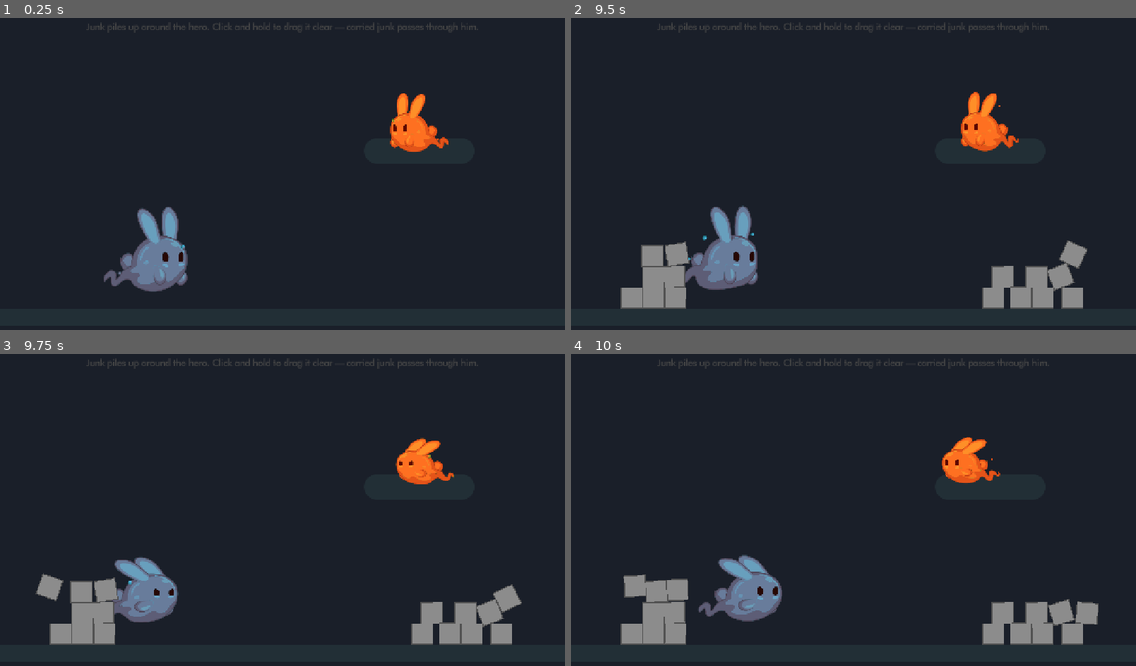
Above: before the commit, frames 1-4 (two rows, left to right).
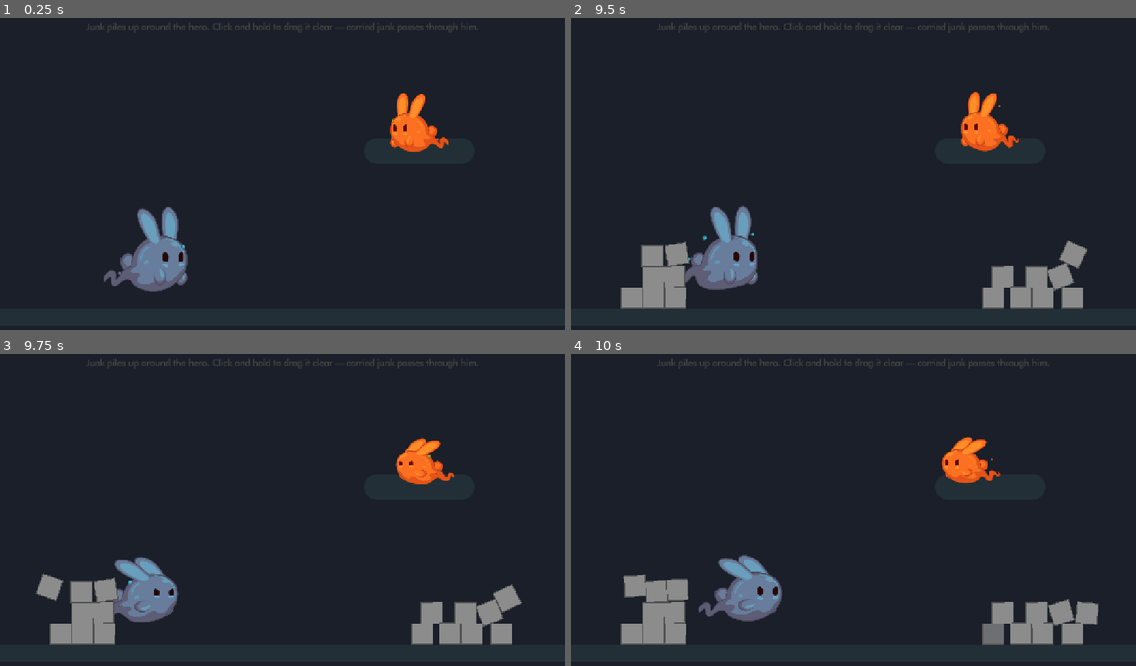
Above: after the commit, the same moments.

Repository: Screwloose-Games/-Pig-Squad-Summer-Slow-Jam-July-2026
Game: Godot game, scene res://prototypes/gladiator-with-junk/gladiator-with-junk.tscn
Two runs of this game, one before a commit and one after it. Both use one fixed random seed, a clock stepped at 60 frames per second and the inputs below. This scene is started directly instead of the project's main scene.
Inputs (mouse positions are in pixels of both pictures, inside the frame that each line leads up to):
- Up to frame 1 (0.25 s): no input
- Up to frame 2 (9.5 s): tap Enter at 0.5 s; move the mouse to (977, 158) at 0.52 s; hold Up (ui_up) 0.53-1.25 s; tap 1 at 0.6, 3.6, 6.6 s; click (977, 158) at 0.67 s; drag from (740, 189) to (825, 236) at 1.27 s; move the mouse to (910, 102) at 2.02 s; hold Up (ui_up) 2.03-2.75 s; tap 3 at 2.1, 5.1, 8.1 s; drag from (825, 236) to (684, 124) at 2.77 s; move the mouse to (1023, 220) at 3.52 s; hold Down (ui_down) 3.53-4.25 s; drag from (684, 124) to (768, 92) at 4.27 s; move the mouse to (881, 174) at 5.02 s; hold Down (ui_down) 5.03-5.75 s; click (881, 174) at 5.17 s; drag from (768, 92) to (740, 189) at 5.77 s; move the mouse to (977, 158) at 6.52 s; hold Up (ui_up) 6.53-7.25 s; drag from (740, 189) to (825, 236) at 7.27 s; move the mouse to (910, 102) at 8.02 s; hold Down (ui_down) 8.03-8.75 s; drag from (825, 236) to (684, 124) at 8.77 s
- Up to frame 3 (9.75 s): move the mouse to (452, 556) at 9.52 s; hold Up (ui_up) from 9.53 s (still down); tap 1 at 9.6 s; click (452, 556) at 9.67 s
- Up to frame 4 (10 s): keep holding Up (ui_up)

Frames 1-3 are identical in both runs. In frame 4, 0.2% of the frame differs, in the area x 73-77%, y 86-93%.

Commit message:
Fix overlay

Diff:
--- a/junk/drag_controller.gd
+++ b/junk/drag_controller.gd
@@ -67,6 +67,9 @@
 
 
 func _release() -> void:
-	if _dragged != null:
+	# Junk despawns on its own timer, so the carried piece can be freed out from under us
+	# mid-drag. is_instance_valid is the dependable test for that, and _dragged is cleared
+	# either way so a dangling reference is never left behind.
+	if is_instance_valid(_dragged):
 		_dragged.set_carried(false)
-		_dragged = null
+	_dragged = null
--- a/junk/junk_item.gd
+++ b/junk/junk_item.gd
@@ -3,6 +3,10 @@
 
 ## A single piece of junk. Heavy and hard to shove when resting in the pile;
 ## light and easy to lift while carried by the mouse (see DragController).
+##
+## Every piece despawns on its own timer, which is what keeps the pile from growing
+## without bound. It blinks out the tail of that timer first so a piece never simply
+## vanishes: the player gets told before the junk they were reaching for is gone.
 
 # Mass difference so carried object can hardly move uncarried object
 @export var heavy_mass: float = 4.0
@@ -12,13 +16,28 @@
 @export var heavy_gravity_scale: float = 1.0
 @export var carried_gravity_scale: float = 0.15
 
+@export_group("Despawn")
+## Seconds this piece survives after spawning, blink included. 0 or less keeps it
+## around forever, which is the old unbounded-pile behaviour.
+@export var lifetime: float = 12.0
+## Trailing slice of lifetime spent blinking as a warning, not added on top of it.
+@export var blink_duration: float = 3.0
+## Blinks per second while warning.
+@export var blink_rate: float = 5.0
+## Alpha each blink dips to. Kept above 0 so a blinking piece is still grabbable.
+@export var blink_min_alpha: float = 0.2
+
 var is_carried: bool = false
+
+@onready var _despawn_timer: Timer = %DespawnTimer
 
 
 func _ready() -> void:
 	add_to_group("junk")
 	_apply_heavy()
 	rotation = randf_range(-PI, PI)
+	_despawn_timer.timeout.connect(_on_despawn_timer_timeout)
+	_start_despawn_countdown()
 
 
 ## Called by the DragController on pickup/release to swap between the
@@ -41,3 +60,34 @@
 func _apply_heavy() -> void:
 	mass = heavy_mass
 	gravity_scale = heavy_gravity_scale
+
+
+func _start_despawn_countdown() -> void:
+	if lifetime <= 0.0:
+		return
+	# The timer only has to cover the quiet part; the blink tween runs out the rest, so
+	# the two together add up to lifetime rather than overshooting it.
+	_despawn_timer.start(maxf(0.05, lifetime - _warn_duration()))
+
+
+func _on_despawn_timer_timeout() -> void:
+	_blink_then_despawn()
+
+
+func _blink_then_despawn() -> void:
+	var warn: float = _warn_duration()
+	if warn <= 0.0:
+		queue_free()
+		return
+	var blinks: int = maxi(1, roundi(warn * blink_rate))
+	var half_blink: float = warn / float(blinks) * 0.5
+	var tween: Tween = create_tween()
+	tween.set_loops(blinks)
+	tween.tween_property(self, "modulate:a", blink_min_alpha, half_blink)
+	tween.tween_property(self, "modulate:a", 1.0, half_blink)
+	tween.finished.connect(queue_free)
+
+
+## Blink can never outlast the piece it is warning about.
+func _warn_duration() -> float:
+	return minf(blink_duration, lifetime)
--- a/junk/junk_item.tscn
+++ b/junk/junk_item.tscn
@@ -28,3 +28,7 @@
 
 [node name="CollisionShape2D" type="CollisionShape2D" parent="."]
 shape = SubResource("RectangleShape2D_1")
+
+[node name="DespawnTimer" type="Timer" parent="."]
+unique_name_in_owner = true
+one_shot = true
--- a/prototypes/auto-battle-prototype.tscn
+++ b/prototypes/auto-battle-prototype.tscn
@@ -4,7 +4,7 @@
 [ext_resource type="PackedScene" uid="uid://d35tn8qf7fgxh" path="res://prototypes/battle_unit.tscn" id="2_n0pu0"]
 [ext_resource type="Resource" path="res://prototypes/hero_stats.tres" id="3_vd7je"]
 [ext_resource type="Resource" path="res://prototypes/enemy_stats.tres" id="4_1mkmb"]
-[ext_resource type="Theme" uid="uid://dxcditpyjnw8h" path="res://common/themes/theme.tres" id="5_hr28y"]
+[ext_resource type="PackedScene" path="res://prototypes/battle_end_overlay.tscn" id="5_endovl"]
 [ext_resource type="PackedScene" uid="uid://bnp1tk8qy4wxv" path="res://prototypes/battle_nameplate.tscn" id="6_nmplt"]
 
 [sub_resource type="StyleBoxFlat" id="StyleBoxFlat_hero_pad"]
@@ -95,51 +95,4 @@
 grow_vertical = 0
 side = 0
 
-[node name="BattleEndOverlay" type="CanvasLayer" parent="." unique_id=1316533293]
-layer = 10
-
-[node name="OverlayRoot" type="Control" parent="BattleEndOverlay" unique_id=1093904442]
-unique_name_in_owner = true
-visible = false
-layout_mode = 3
-anchors_preset = 15
-anchor_right = 1.0
-anchor_bottom = 1.0
-theme = ExtResource("5_hr28y")
-
-[node name="Dim" type="ColorRect" parent="BattleEndOverlay/OverlayRoot" unique_id=187974352]
-layout_mode = 0
-anchor_right = 1.0
-anchor_bottom = 1.0
-color = Color(0, 0, 0, 0.5)
-
-[node name="CenterContainer" type="CenterContainer" parent="BattleEndOverlay/OverlayRoot" unique_id=888122581]
-layout_mode = 0
-anchor_right = 1.0
-anchor_bottom = 1.0
-
-[node name="Panel" type="PanelContainer" parent="BattleEndOverlay/OverlayRoot/CenterContainer" unique_id=711280950]
-layout_mode = 2
-
-[node name="Margin" type="MarginContainer" parent="BattleEndOverlay/OverlayRoot/CenterContainer/Panel" unique_id=1582691744]
-layout_mode = 2
-theme_override_constants/margin_left = 32
-theme_override_constants/margin_top = 24
-theme_override_constants/margin_right = 32
-theme_override_constants/margin_bottom = 24
-
-[node name="VBox" type="VBoxContainer" parent="BattleEndOverlay/OverlayRoot/CenterContainer/Panel/Margin" unique_id=908292566]
-layout_mode = 2
-theme_override_constants/separation = 16
-
-[node name="ResultLabel" type="Label" parent="BattleEndOverlay/OverlayRoot/CenterContainer/Panel/Margin/VBox" unique_id=749923520]
-unique_name_in_owner = true
-layout_mode = 2
-theme_override_font_sizes/font_size = 40
-text = "Victory!"
-horizontal_alignment = 1
-
-[node name="RestartButton" type="Button" parent="BattleEndOverlay/OverlayRoot/CenterContainer/Panel/Margin/VBox" unique_id=1267332314]
-unique_name_in_owner = true
-layout_mode = 2
-text = "Restart"
+[node name="BattleEndOverlay" parent="." instance=ExtResource("5_endovl")]
--- a/prototypes/auto_battle_prototype.gd
+++ b/prototypes/auto_battle_prototype.gd
@@ -1,11 +1,11 @@
 extends Node2D
 ## Auto-battle prototype controller: wires the two units to each other,
-## spawns floating damage numbers, plays hit sounds, and shows the
-## victory/defeat overlay. Units know nothing about audio or UI.
+## spawns floating damage numbers and plays hit sounds. Units know nothing about
+## audio or UI, and the end overlay shows itself off battle_ended, so this only has
+## to call the fight.
 
 const DAMAGE_NUMBER_SCENE: PackedScene = preload("res://prototypes/damage_number.tscn")
 const HIT_SOUND: AudioStream = preload("res://common/audio/sfx/ui/UI_CLICK.wav")
-const DEATH_ANIM_WAIT: float = 0.8
 
 var _battle_over: bool = false
 
@@ -14,9 +14,6 @@
 @onready var damage_numbers: Node2D = %DamageNumbers
 @onready var hero_nameplate: BattleNameplate = %HeroNameplate
 @onready var enemy_nameplate: BattleNameplate = %EnemyNameplate
-@onready var overlay_root: Control = %OverlayRoot
-@onready var result_label: Label = %ResultLabel
-@onready var restart_button: Button = %RestartButton
 
 
 func _ready() -> void:
@@ -24,10 +21,8 @@
 	enemy.setup(hero)
 	GlobalSignalBus.unit_hurt.connect(_on_unit_hurt)
 	GlobalSignalBus.unit_died.connect(_on_unit_died)
-	restart_button.pressed.connect(_on_restart_pressed)
 	hero_nameplate.setup(hero.stats)
 	enemy_nameplate.setup(enemy.stats)
-	overlay_root.visible = false
 	GlobalSignalBus.level_started.emit()
 	hero.start_fighting()
 	enemy.start_fighting()
@@ -52,13 +47,5 @@
 	_battle_over = true
 	hero.stop_fighting()
 	enemy.stop_fighting()
-	var hero_won: bool = unit == enemy
-	GlobalSignalBus.battle_ended.emit(hero_won)
-	await get_tree().create_timer(DEATH_ANIM_WAIT).timeout
-	result_label.text = "Victory!" if hero_won else "Defeat"
-	overlay_root.visible = true
-
-
-func _on_restart_pressed() -> void:
-	GlobalSignalBus.ui_button_pressed.emit()
-	get_tree().reload_current_scene()
+	# BattleEndOverlay picks this up off the bus and handles its own reveal and restart.
+	GlobalSignalBus.battle_ended.emit(unit == enemy)
--- /dev/null
+++ b/prototypes/battle_end_overlay.gd
@@ -0,0 +1,36 @@
+class_name BattleEndOverlay
+extends CanvasLayer
+## Victory/defeat panel with a restart button.
+##
+## Shows itself off GlobalSignalBus.battle_ended and never holds a reference to the
+## units or to the controller that ran the fight — the same contract BattleNameplate
+## keeps. Drop it into any scene that emits battle_ended and it works.
+
+## Beat between the killing blow and the panel, so the death animation can play out.
+@export var death_anim_wait: float = 0.8
+@export var victory_text: String = "Victory!"
+@export var defeat_text: String = "Defeat"
+
+@onready var _overlay_root: Control = %OverlayRoot
+@onready var _result_label: Label = %ResultLabel
+@onready var _restart_button: Button = %RestartButton
+
+
+func _ready() -> void:
+	_overlay_root.visible = false
+	GlobalSignalBus.battle_ended.connect(_on_battle_ended)
+	_restart_button.pressed.connect(_on_restart_pressed)
+
+
+func _on_battle_ended(hero_won: bool) -> void:
+	await get_tree().create_timer(death_anim_wait).timeout
+	# The scene can be torn down during the wait (a restart, say), so re-check.
+	if not is_inside_tree():
+		return
+	_result_label.text = victory_text if hero_won else defeat_text
+	_overlay_root.visible = true
+
+
+func _on_restart_pressed() -> void:
+	GlobalSignalBus.ui_button_pressed.emit()
+	get_tree().reload_current_scene()
--- /dev/null
+++ b/prototypes/battle_end_overlay.tscn
@@ -0,0 +1,54 @@
+[gd_scene format=3]
+
+[ext_resource type="Script" path="res://prototypes/battle_end_overlay.gd" id="1_script"]
+[ext_resource type="Theme" uid="uid://dxcditpyjnw8h" path="res://common/themes/theme.tres" id="2_theme"]
+
+[node name="BattleEndOverlay" type="CanvasLayer"]
+layer = 10
+script = ExtResource("1_script")
+
+[node name="OverlayRoot" type="Control" parent="."]
+unique_name_in_owner = true
+visible = false
+layout_mode = 3
+anchors_preset = 15
+anchor_right = 1.0
+anchor_bottom = 1.0
+theme = ExtResource("2_theme")
+
+[node name="Dim" type="ColorRect" parent="OverlayRoot"]
+layout_mode = 0
+anchor_right = 1.0
+anchor_bottom = 1.0
+color = Color(0, 0, 0, 0.5)
+
+[node name="CenterContainer" type="CenterContainer" parent="OverlayRoot"]
+layout_mode = 0
+anchor_right = 1.0
+anchor_bottom = 1.0
+
+[node name="Panel" type="PanelContainer" parent="OverlayRoot/CenterContainer"]
+layout_mode = 2
+
+[node name="Margin" type="MarginContainer" parent="OverlayRoot/CenterContainer/Panel"]
+layout_mode = 2
+theme_override_constants/margin_left = 32
+theme_override_constants/margin_top = 24
+theme_override_constants/margin_right = 32
+theme_override_constants/margin_bottom = 24
+
+[node name="VBox" type="VBoxContainer" parent="OverlayRoot/CenterContainer/Panel/Margin"]
+layout_mode = 2
+theme_override_constants/separation = 16
+
+[node name="ResultLabel" type="Label" parent="OverlayRoot/CenterContainer/Panel/Margin/VBox"]
+unique_name_in_owner = true
+layout_mode = 2
+theme_override_font_sizes/font_size = 40
+text = "Victory!"
+horizontal_alignment = 1
+
+[node name="RestartButton" type="Button" parent="OverlayRoot/CenterContainer/Panel/Margin/VBox"]
+unique_name_in_owner = true
+layout_mode = 2
+text = "Restart"
--- a/prototypes/gladiator-with-junk/gladiator-with-junk.tscn
+++ b/prototypes/gladiator-with-junk/gladiator-with-junk.tscn
@@ -9,6 +9,7 @@
 [ext_resource type="PackedScene" uid="uid://b2naspawner00" path="res://junk/junk_spawner.tscn" id="7_spawner"]
 [ext_resource type="PackedScene" uid="uid://cj8k2nobstcl0" path="res://junk/junk_obstacle.tscn" id="8_obstacle"]
 [ext_resource type="Theme" uid="uid://dxcditpyjnw8h" path="res://common/themes/theme.tres" id="9_theme"]
+[ext_resource type="PackedScene" path="res://prototypes/battle_end_overlay.tscn" id="10_endoverlay"]
 
 [sub_resource type="StyleBoxFlat" id="StyleBoxFlat_enemy_pad"]
 bg_color = Color(0.13333334, 0.18431373, 0.21176471, 1)
@@ -90,3 +91,5 @@
 theme_override_font_sizes/font_size = 20
 text = "Junk piles up around the hero. Click and hold to drag it clear — carried junk passes through him."
 horizontal_alignment = 1
+
+[node name="BattleEndOverlay" parent="." instance=ExtResource("10_endoverlay")]
--- a/prototypes/gladiator-with-junk/gladiator_with_junk.gd
+++ b/prototypes/gladiator-with-junk/gladiator_with_junk.gd
@@ -8,8 +8,11 @@
 ## scene. Only the hero has one: junk lives in his ground plane, while the enemy sits
 ## up the perspective slope where junk never reaches.
 ##
-## Battle presentation (nameplates, damage numbers, the end overlay) is deliberately
-## left out — auto-battle-prototype.tscn already covers that. This one is about junk.
+## Nameplates and damage numbers are deliberately left out — auto-battle-prototype.tscn
+## already covers those. This one is about junk. The end overlay earns its place because
+## without it the fight has no visible ending: the loser just quietly stops.
+
+var _battle_over: bool = false
 
 @onready var hero: BattleUnit = %HeroGladiator
 @onready var enemy: BattleUnit = %EnemyGladiator
@@ -18,5 +21,16 @@
 func _ready() -> void:
 	hero.setup(enemy)
 	enemy.setup(hero)
+	GlobalSignalBus.unit_died.connect(_on_unit_died)
 	hero.start_fighting()
 	enemy.start_fighting()
+
+
+func _on_unit_died(unit: Node2D) -> void:
+	if _battle_over:
+		return
+	_battle_over = true
+	hero.stop_fighting()
+	enemy.stop_fighting()
+	# The overlay listens for this on the bus; it is not wired to this scene directly.
+	GlobalSignalBus.battle_ended.emit(unit == enemy)
Not shown, added: prototypes/battle_end_overlay.gd.uid
